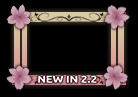
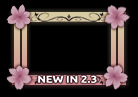
Layer changes from the first 138 × 97 image to the second:
painted on "NEW IN 1.5 make sure to add alpha" over bbox(37, 75, 98, 85)
